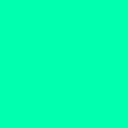
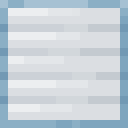
Before/after of a 128 x 128 layered artwork. What changed in the layer stack:
renamed "texture" to "frame", blend normal → soft light, painted on it over box(0, 0, 128, 128)
added layer "steel_block" over box(0, 0, 128, 128)
